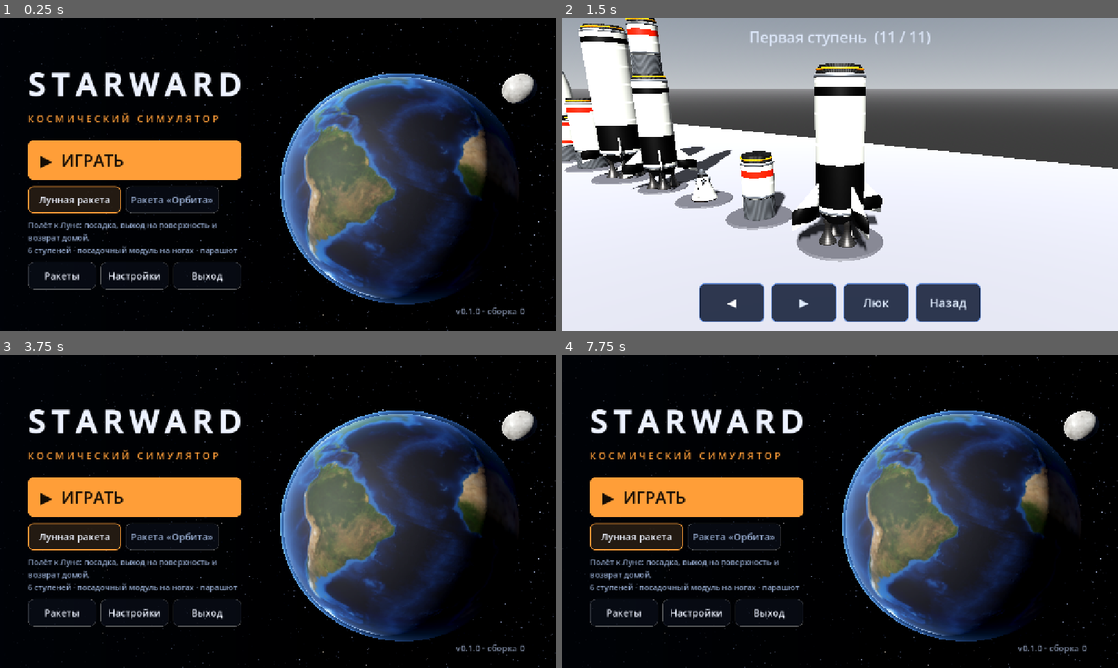
Above: before the commit, frames 1-4 (two rows, left to right).
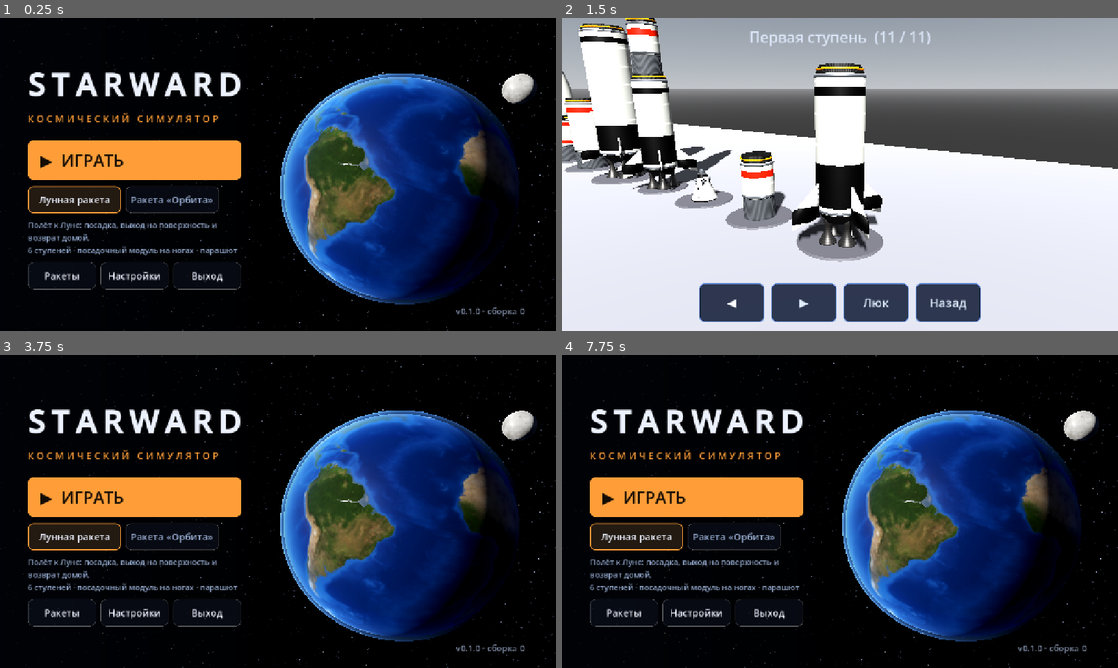
Above: after the commit, the same moments.

Repository: BuninSil/Starward
Game: Godot game, scene res://scenes/boot.tscn
The game is run twice, just before and just after one commit, with the same random seed, the same clock (stepped at 60 frames per second) and the same inputs.
Inputs:
- Up to frame 1 (0.25 s): no input
- Up to frame 2 (1.5 s): click "Ракеты" at 0.5 s; click "◀" at 1.25 s
- Up to frame 3 (3.75 s): click "▶" at 2 s; click "Люк" at 2.75 s; click "Назад" at 3.5 s
- Up to frame 4 (7.75 s): click "▶ ИГРАТЬ" at 4.25 s; click "Карта" at 5 s; click "Полёт" at 5.75 s; click "Дебаг" at 6.5 s; click "На титульный экран" at 7.25 s

The runs differ from the first frame. In frame 1, 18% of the frame differs, in the area x 51-94%, y 18-90%; in frame 2, nothing differs; in frame 3, 18%; in frame 4, 18%.

Commit message:
Title Earth: oceans lifted to the blue seen from orbit, sun glint on water, limb haze
Co-Authored-By: Claude Opus 5.5 <noreply@anthropic.com>
Claude-Session: https://claude.ai/code/session_0113FrLWJiVSs1Ympzkh3Jgi

Diff:
--- a/scripts/ui/boot.gd
+++ b/scripts/ui/boot.gd
@@ -95,12 +95,11 @@
 # --- 3D backdrop ----------------------------------------------------------------
 
 func _setup_scene() -> void:
-	var earth := StandardMaterial3D.new()
-	earth.albedo_texture = load("res://assets/planets/earth_color.jpg")
-	earth.normal_enabled = true
-	earth.normal_texture = load("res://assets/planets/earth_normal.png")
-	earth.normal_scale = 0.6
-	earth.roughness = 0.75
+	var earth := ShaderMaterial.new()
+	earth.shader = load("res://shaders/title_earth.gdshader")
+	earth.set_shader_parameter("color_tex", load("res://assets/planets/earth_color.jpg"))
+	earth.set_shader_parameter("normal_tex", load("res://assets/planets/earth_normal.png"))
+	earth.set_shader_parameter("water_tex", load("res://assets/planets/earth_water.png"))
 	var surface := _planet.get_node("Surface") as MeshInstance3D
 	surface.material_override = earth
 	_planet.transform = Transform3D(Basis(Vector3(0, 0, 1), deg_to_rad(-23.4)), Vector3.ZERO)
--- /dev/null
+++ b/shaders/title_earth.gdshader
@@ -0,0 +1,24 @@
+shader_type spatial;
+// Title-screen Earth: NASA colour map, oceans lifted to the blue they look from
+// orbit (Rayleigh scattering over dark water) with a sun glint, soft limb haze.
+
+uniform sampler2D color_tex : source_color, filter_linear_mipmap, repeat_enable;
+uniform sampler2D normal_tex : hint_normal, filter_linear_mipmap, repeat_enable;
+uniform sampler2D water_tex : hint_default_black, filter_linear_mipmap, repeat_enable;
+uniform vec3 ocean_tint = vec3(0.025, 0.095, 0.25);   // linear
+uniform vec3 haze = vec3(0.25, 0.45, 0.9);          // linear
+
+
+void fragment() {
+	vec3 c = texture(color_tex, UV).rgb;
+	float w = smoothstep(0.35, 0.65, texture(water_tex, UV).r);
+	// Ocean: keep the texture's depth detail, lift it towards scattered blue.
+	c = mix(c, c * 0.6 + ocean_tint, w);
+	// Thicker air at the limb: blue haze over everything.
+	float limb = pow(1.0 - clamp(dot(NORMAL, VIEW), 0.0, 1.0), 2.5);
+	ALBEDO = mix(c, haze, limb * 0.55);
+	NORMAL_MAP = texture(normal_tex, UV).rgb;
+	NORMAL_MAP_DEPTH = 0.6 * (1.0 - w);
+	ROUGHNESS = mix(0.85, 0.28, w);
+	SPECULAR = mix(0.2, 0.6, w);
+}
Not shown, added: shaders/title_earth.gdshader.uid
